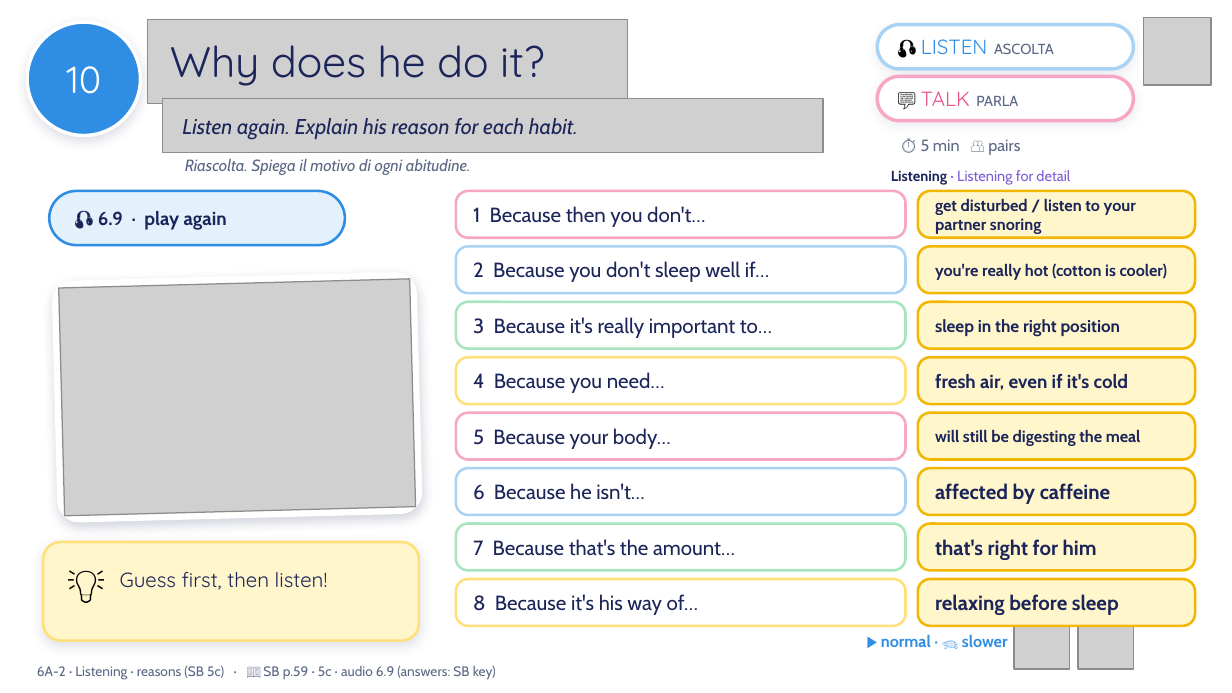
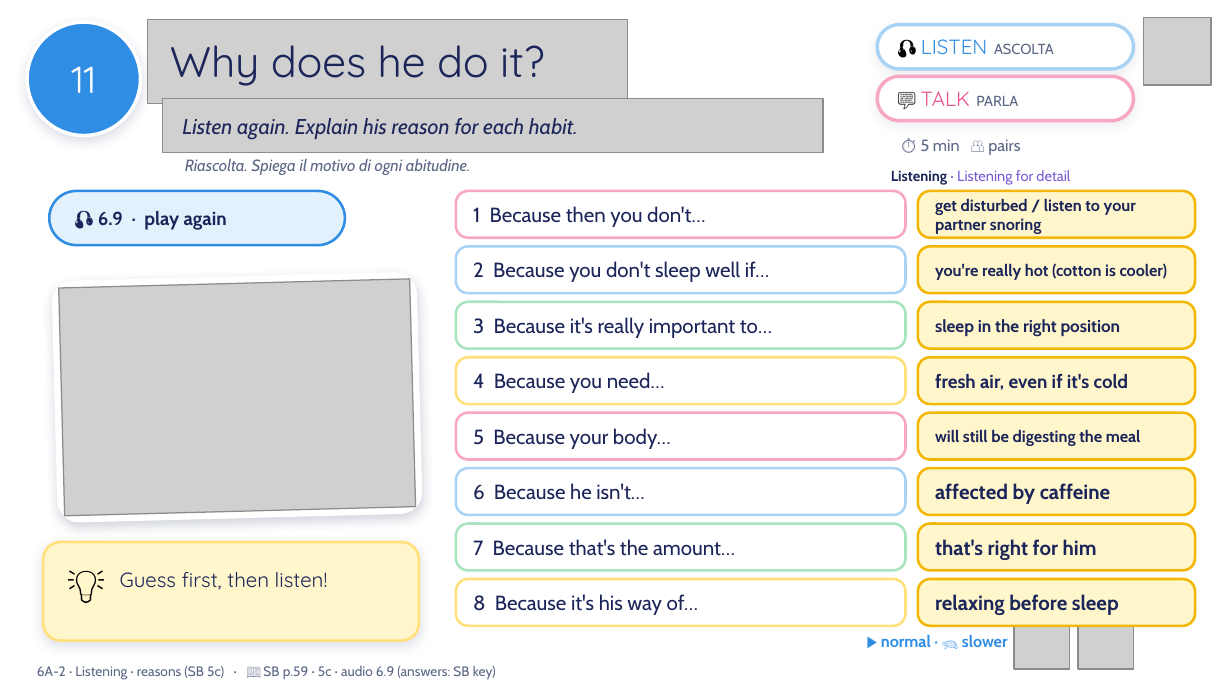
Before and after one commit to londonlanguageschool/Bagheria-, a slide deck: slide 11 of materials/B2/B2_6A-2_Night_night_2.pptx (slide 10 before the commit). Drawn at 1232x693 pixels with LibreOffice and Linux fonts; fonts in the diff are those of the drawing; grey boxes stand for pictures; background and template pictures are left out. Boxes give left, top, right and bottom in pixels: in the first picture for what was removed or moved away, otherwise in the second. Text is boxed around its words. In the diff, an @@ line names an element or a change of style, - is before the commit and + after.

```diff
--- a/materials/B2/B2_6A-2_Night_night_2.pptx
+++ b/materials/B2/B2_6A-2_Night_night_2.pptx
@@ text in ellipse at (71, 66, 96, 93): text changed @@
-10
+11
```
Also in this commit, not shown: 6 other slides changed, 2 slides added, 25 other files.
